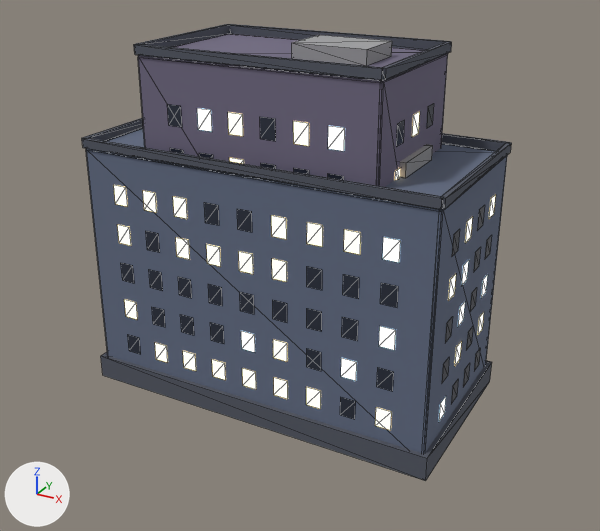
The glTF model game/assets/facades.glb: old version first, new version second.
Rendered twice from a camera (50 mm lens) standing at (25.0, -44.7, 31.2) and looking at (0.8, -0.8, 9.3). Arrows for +X, +Y and +Z are at lower left; the lights stay in place. The picture after the commit comes second. Mesh edges are drawn as thin lines. Where no turn or scale is listed for an object, it has been applied to the vertices.

Names of what the first picture shows: 'FacadeSlab', 'FacadeTallSlab', 'FacadeTallWinDark', 'FacadeTallWinWarm', 'FacadeWinCool', 'FacadeWinDark', 'FacadeWinWarm' and 1 more.
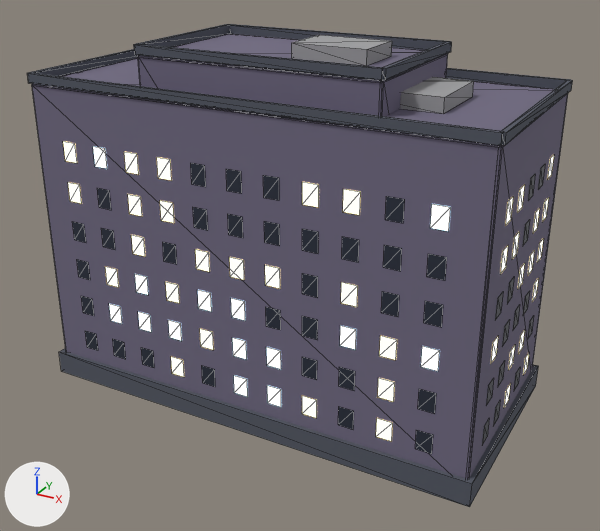
Location of each change, [x1, y1, x2, y2] in pixels of the pictures (600 x 531 px):
'FacadeWideSlab', added
    after: [27, 49, 573, 507]
    faces in mat_facadeb (greyish purple #736c84): [32, 58, 568, 479]
    faces in mat_roofdark (dark grey #555965): [27, 49, 573, 507]
    faces in mat_concrete (grey #a0a0a2): [400, 77, 474, 114]
'FacadeWideWinDark', added
    after: [72, 163, 545, 454]
'FacadeWideWinWarm', added
    after: [63, 141, 554, 441]
'FacadeWideWinCool', added
    after: [93, 146, 451, 407]
'FacadeSlab', unchanged, covered by the edit
    before: [82, 118, 512, 481]
'FacadeWinDark', unchanged, covered by the edit
    before: [121, 202, 492, 419]
'FacadeWinWarm', unchanged, covered by the edit
    before: [114, 185, 496, 430]
'FacadeWinCool', unchanged, covered by the edit
    before: [241, 237, 488, 421]

The change, as a diff of the scene's bpy script:
```diff
--- a/game/assets/facades.glb.py
+++ b/game/assets/facades.glb.py
@@ me_plane_820 @@
+me_plane_820.from_pydata(...)  # 300 vertices, 150 faces; spans x -15.0..15.0, y -7.0..7.0, z 2.5..17.4
+me_plane_820.materials.append(mat_winwarm)  # brown #59503f, glowing beige #ffe5ad
@@ me_plane_923 @@
+me_plane_923.from_pydata(...)  # 356 vertices, 178 faces; spans x -15.0..15.0, y -7.0..7.0, z 2.5..17.4
+me_plane_923.materials.append(mat_windark)  # greyish blue #3f4555
@@ me_plane_895 @@
+me_plane_895.from_pydata(...)  # 112 vertices, 56 faces; spans x -15.0..12.8, y -7.0..7.0, z 2.5..17.4
+me_plane_895.materials.append(mat_wincool)  # dark blue #3f5059, glowing blue #cbedff
@@ me_cube_102 @@
+me_cube_102.from_pydata(...)  # 104 vertices, 180 faces; spans x -15.3..15.3, y -7.3..7.3, z 0.0..21.7
+# faces by material slot: [60, 108, 12]
+me_cube_102.materials.append(mat_roofdark)  # dark grey #555965
+me_cube_102.materials.append(mat_facadeb)  # greyish purple #736c84
+me_cube_102.materials.append(mat_concrete)  # grey #a0a0a2
@@ ob_facadewidewinwarm @@
+ob_facadewidewinwarm = bpy.data.objects.new('FacadeWideWinWarm', me_plane_820)
+ob_facadewidewinwarm.location = (0.0, 0.0, 0.0)
@@ ob_facadewidewindark @@
+ob_facadewidewindark = bpy.data.objects.new('FacadeWideWinDark', me_plane_923)
+ob_facadewidewindark.location = (0.0, 0.0, 0.0)
@@ ob_facadewidewincool @@
+ob_facadewidewincool = bpy.data.objects.new('FacadeWideWinCool', me_plane_895)
+ob_facadewidewincool.location = (0.0, 0.0, 0.0)
@@ ob_facadewideslab @@
+ob_facadewideslab = bpy.data.objects.new('FacadeWideSlab', me_cube_102)
+ob_facadewideslab.location = (0.0, 0.0, 0.0)
```
